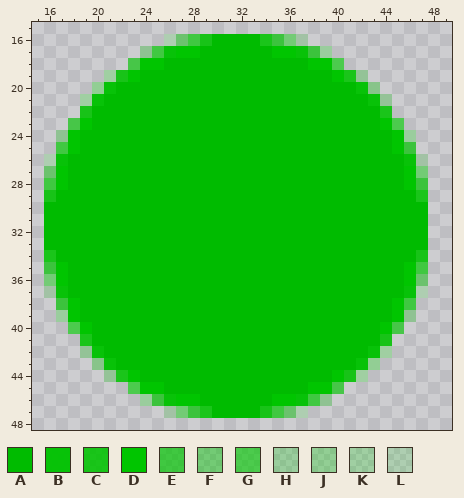
Edited in one commit: pixel-art sprite (assets/player.png). Above: the version before the commit.
The file is 64x64 pixels. Pixels under 10% opacity are left out. Colours within 5 levels of each other are drawn and written as one. Shown: x 15..49, y 15..48.
Palette (. is transparent): A #00bb00  B #00c200f5  C #00c400df  D #00c500  E #00c600af  F #00c80070  G #00ca00a0  H #00ce003f  J #00d20049  K #00d60038  L #00d70026
Now the later version:
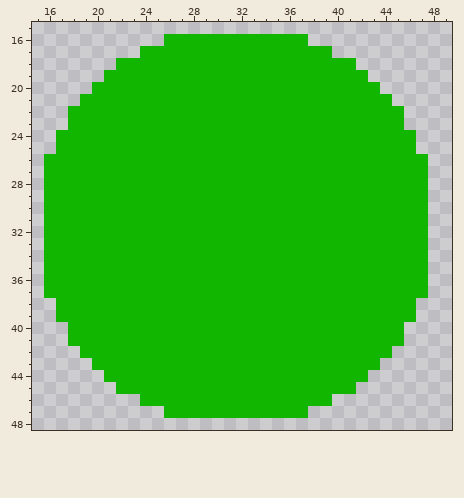
Commit message: Camera follows the player with bungee effect
The edit:
colour A: #00bb00 -> #11b600
Changed rows in their new state; - is a pixel that keeps its letter.
first column x 16:
16 ----------AAAA----AAAA----------
17 --------AAAAA------AAAAA--------
18 ------AAAA------------AAAA------
19 -----AAA----------------AAA-----
20 ----AA--------------------AA----
21 ---AA----------------------AA---
22 --AA------------------------AA--
23 --AA------------------------AA--
24 -AA--------------------------AA-
25 -AA--------------------------AA-
26 AA----------------------------AA
27 AA----------------------------AA
28 AA----------------------------AA
29 A------------------------------A
first column x 16:
34 A------------------------------A
35 AA----------------------------AA
36 AA----------------------------AA
37 AA----------------------------AA
38 -AA--------------------------AA-
39 -AA--------------------------AA-
40 --AA------------------------AA--
41 --AA------------------------AA--
42 ---AA----------------------AA---
43 ----AA--------------------AA----
44 -----AAA----------------AAA-----
45 ------AAAA------------AAAA------
46 --------AAAAA------AAAAA--------
47 ----------AAAA----AAAA----------
Pixel boxes of the changes (left, top, right, bottom) in both pictures:
changed: (44, 34, 428, 418)
